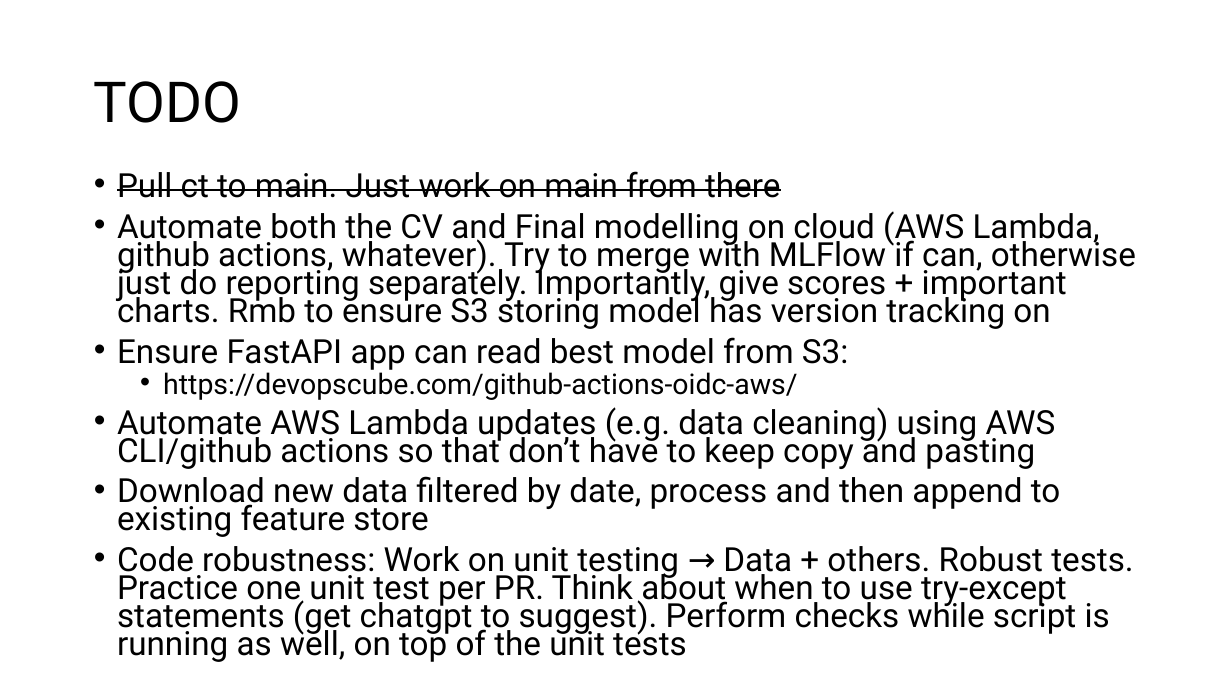
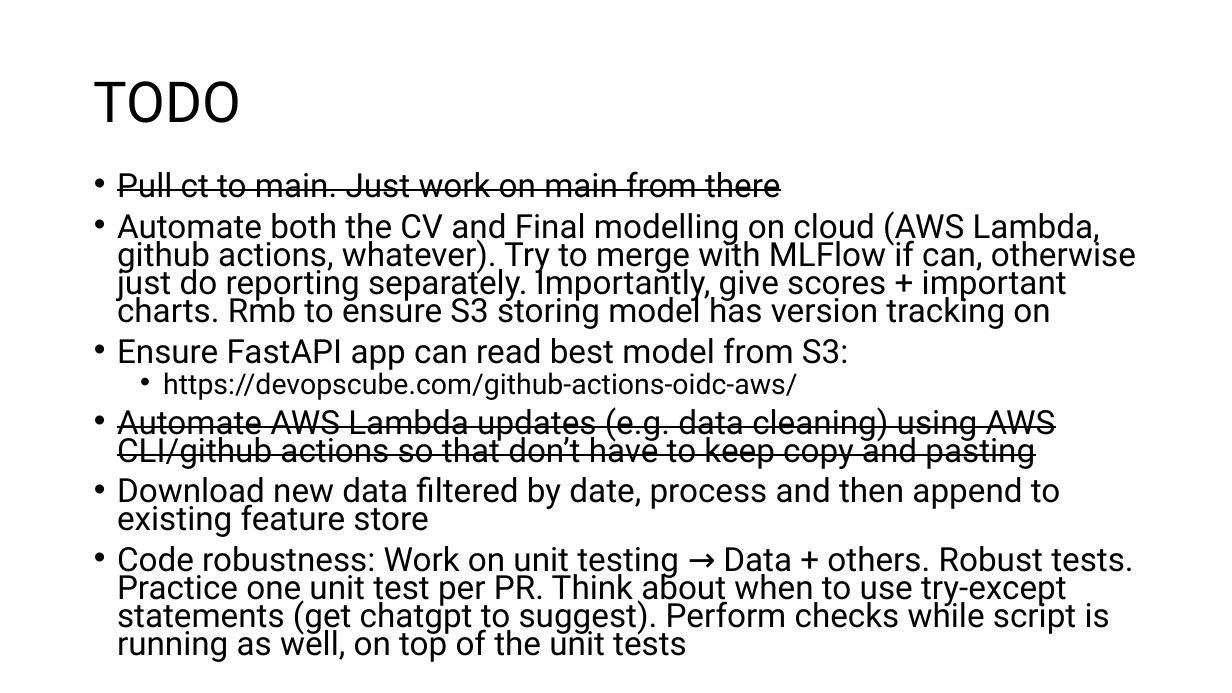
Before and after one commit to ziyu-toh/hdb-resale-prediction, a slide deck: slide 7 of docs/Architecture Overview.pptx. Drawn at 1232x693 pixels with LibreOffice and Linux fonts; fonts in the diff are those of the drawing. Boxes give left, top, right and bottom in pixels: in the first picture for what was removed or moved away, otherwise in the second. Text is boxed around its words. In the diff, an @@ line names an element or a change of style, - is before the commit and + after.

Commit message:
champion model to downloaded from s3  to file inside fastapi_app, using github actions

```diff
--- a/docs/Architecture Overview.pptx
+++ b/docs/Architecture Overview.pptx
@@ text at (117,407,1056,469): strikethrough on in "Automate AWS Lambda updates (e.g. data cleaning) ..." @@
```
Also in this commit, not shown: 3 other files.
